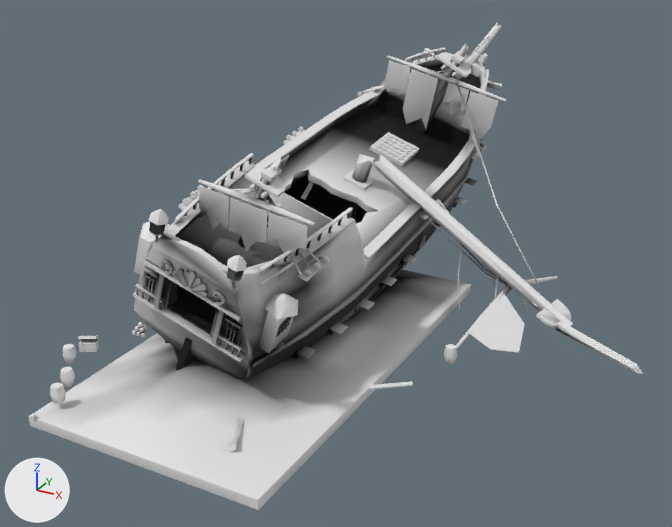
An edit to the glTF model models/pirate_wreck.glb, drawn before and after from the same camera.
Rendered twice from a 50 mm camera at (29.4, -52.0, 26.3) aimed at (2.6, -3.3, 2.0). The axes (+X, +Y, +Z) are drawn at lower left. The lights are the same throughout. The picture after the commit comes second. Vertices at exactly the same position are counted once.

In view in the first picture: 'PirateHull', 'PirateRig'.
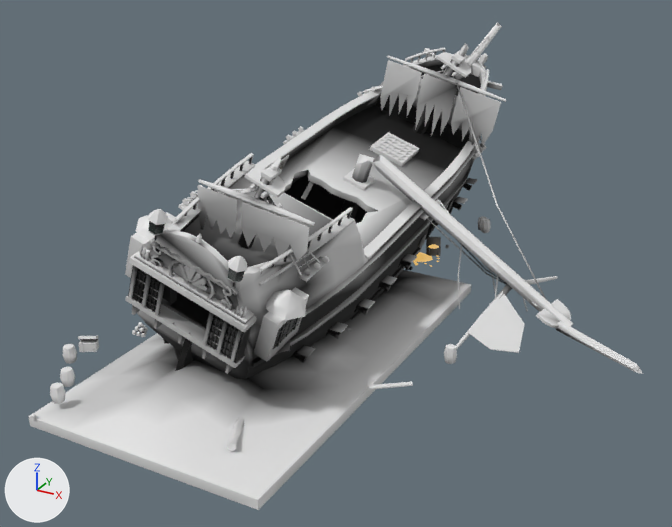
Boxes (x1, y1, x2, y2) around the edits, measured in the pictures (672 x 527 px):
'PirateTreasure', reshaped (not visible before)
    after: (413, 237, 441, 267)
part 1 of me_piratehull, deleted
    before: (133, 223, 440, 362)
part 2 of me_piratehull, built on
    before: (140, 94, 477, 373)
    after: (125, 94, 491, 374)
part 3 of me_piratehull, recoloured
    both: (71, 81, 477, 424)
part 4 of me_piraterig, rebuilt (73% wider, 9% taller)
    before: (229, 198, 268, 252)
    after: (241, 202, 309, 261)
part 5 of me_piraterig, rebuilt (34% wider, 20% taller)
    before: (461, 91, 498, 139)
    after: (451, 87, 501, 145)
part 6 of me_piraterig, rebuilt (19% wider)
    before: (403, 69, 438, 129)
    after: (415, 73, 457, 136)
part 7 of me_piraterig, rebuilt (29% wider, 20% taller)
    before: (199, 186, 229, 230)
    after: (198, 185, 237, 238)
part 8 of me_piraterig, rebuilt (59% wider, 54% taller)
    before: (384, 60, 410, 96)
    after: (380, 60, 422, 116)
part 9 of me_piraterig, deleted
    before: (443, 83, 469, 116)
part 10 of me_piraterig, recoloured
    both: (290, 81, 478, 264)
part 11 of me_piratetreasure, added
    after: (426, 245, 441, 256)
part 12 of me_piratetreasure, added
    after: (413, 252, 433, 262)
part 13 of me_piratetreasure, added
    after: (426, 237, 441, 256)

The edits, one by one:
me_piratehull is used by ob_piratehull; location (0.0, 0.0, 0.0).
me_piratehull had 6585 vertices, 11857 faces and spanned x -10.7..13.4, y -24.1..25.4, z -2.0..12.8.
me_piratehull now has 7491 vertices, 13457 faces and spans x -10.7..13.4, y -24.1..25.4, z -2.0..12.8.
me_piratehull part 1: 77 loose pieces with 732 vertices, spanning x -2.1..7.3, y -19.6..10.4, z 2.7..9.1, are deleted.
me_piratehull part 2: 92 vertices moved from x -4.0..7.5, y -19.8..10.5, z 0.7..10.0 to x -3.9..7.5, y -19.7..10.5, z 0.7..10.0; 805 vertices removed from x -3.9..7.8, y -20.1..10.5, z 0.6..11.1; 2443 vertices added at x -4.0..8.2, y -20.1..16.9, z -0.1..11.1.
me_piratehull part 3: 808 kept faces spanning x -4.8..8.6, y -22.3..18.4, z -0.7..12.0 get new vertex colours.
Other edits to the shape of me_piratehull do not show in these pictures.
me_piraterig is used by ob_piraterig; location (0.0, 0.0, 0.0).
me_piraterig had 960 vertices, 1704 faces and spanned x -2.0..22.7, y -15.8..21.0, z -0.3..14.3.
me_piraterig now has 1404 vertices, 2456 faces and spans x -2.0..22.7, y -15.8..21.0, z -0.3..14.3.
me_piraterig part 4: the loose piece of 14 vertices spanning x 2.9..5.5, y -15.6..-15.3, z 7.5..10.5 is rebuilt with 22 vertices and now spans x 3.7..7.8, y -15.6..-15.2, z 7.3..10.4.
me_piraterig part 5: the loose piece of 14 vertices spanning x 6.0..8.7, y 8.6..9.1, z 7.8..11.3 is rebuilt with 22 vertices and now spans x 5.2..8.9, y 8.6..9.1, z 7.2..11.5.
me_piraterig part 6: the loose piece of 14 vertices spanning x 1.4..4.2, y 8.5..9.0, z 8.0..12.4 is rebuilt with 22 vertices and now spans x 2.4..5.7, y 8.5..9.1, z 7.5..12.2.
me_piraterig part 7: the loose piece of 14 vertices spanning x 1.1..3.2, y -15.7..-15.4, z 8.3..10.8 is rebuilt with 22 vertices and now spans x 1.1..3.7, y -15.7..-15.3, z 7.9..10.8.
me_piraterig part 8: the loose piece of 14 vertices spanning x 0.0..2.1, y 8.5..8.8, z 10.3..12.8 is rebuilt with 22 vertices and now spans x -0.3..3.0, y 8.4..9.0, z 8.6..12.9.
me_piraterig part 9: 14 vertices removed from x 4.6..6.6, y 8.6..8.9, z 9.3..11.7.
me_piraterig part 10: 38 kept faces spanning x 2.2..7.4, y -15.3..9.9, z 6.8..13.1 get new vertex colours; the middle colour goes from grey #9c9c9c to grey #898989.
Other edits to the shape of me_piraterig do not show in these pictures.
me_piratetreasure is used by ob_piratetreasure; location (0.0, 0.0, 0.0).
me_piratetreasure had 702 vertices, 1208 faces and spanned x -9.1..2.3, y -15.6..11.9, z -0.1..6.7.
me_piratetreasure now has 902 vertices, 1556 faces and spans x -9.1..6.7, y -15.6..11.9, z -0.1..6.7.
me_piratetreasure part 11: the loose piece of 8 vertices spanning x 0.6..0.9, y 8.2..8.4, z 1.5..1.7 is copied, and the copy is multiplied about its middle by the matrix ((4.166, 0.877, -1.426), (-0.667, 4.377, 0.743), (1.536, -0.478, 4.192)), then moved by (5.0, -2.8, -1.3), in mat_stave; it spans x 5.2..6.3, y 5.0..6.0, z 0.0..0.5.
me_piratetreasure part 12: a new loose piece of 36 vertices spanning x 3.5..6.1, y 3.6..5.4, z -0.1..0.3, in mat_gold.
me_piratetreasure part 13: 24 vertices added at x 5.0..6.2, y 5.0..6.3, z 0.0..1.1.
Other edits to the shape of me_piratetreasure do not show in these pictures.
